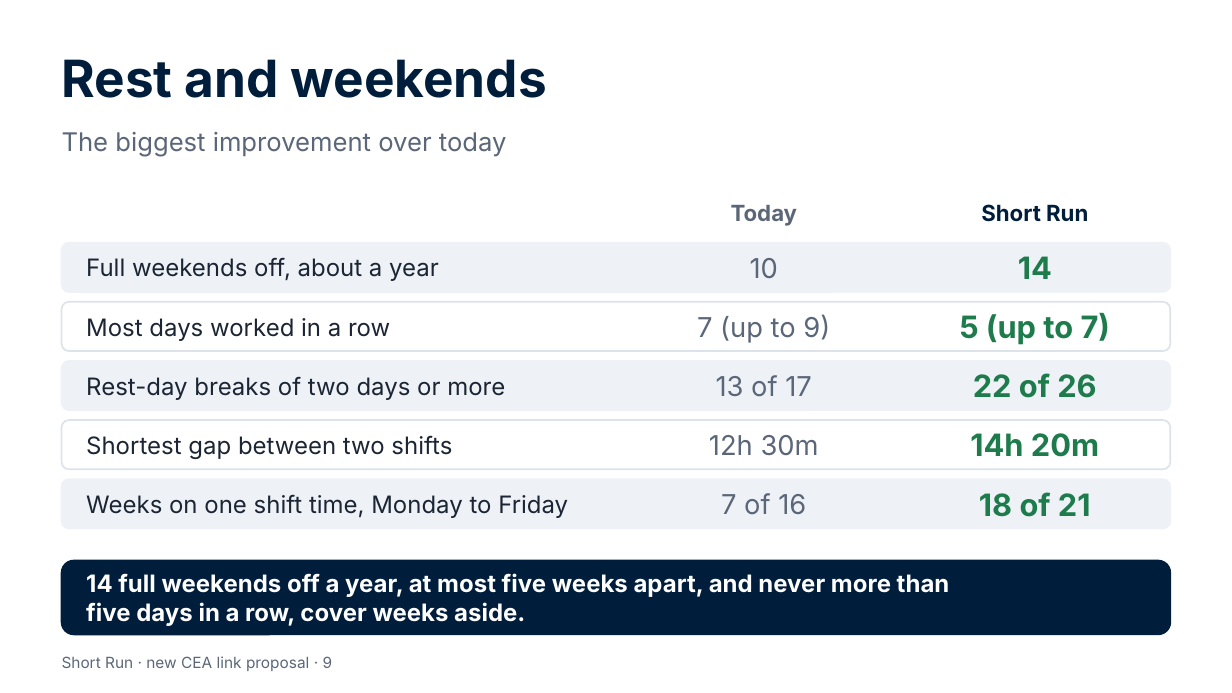
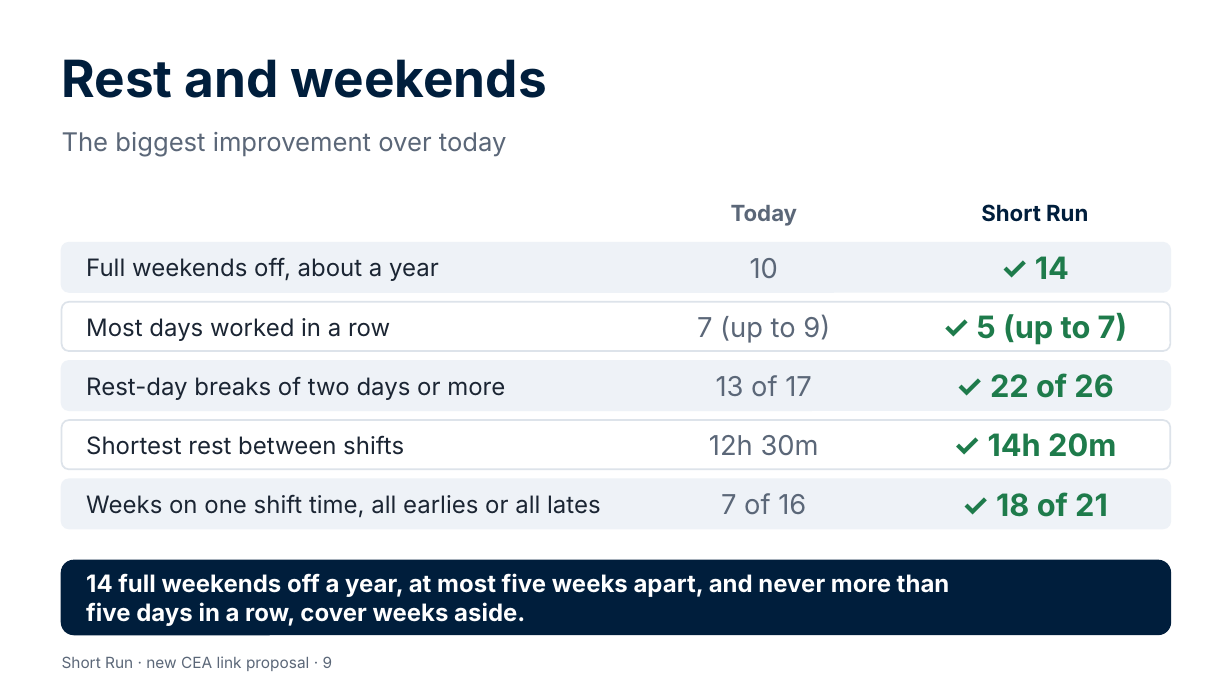
Before and after one commit to Garethdavidmiller/roster-app, a slide deck: slide 9 of docs/links-26/presentations/Short-Run-for-colleagues.pptx. Drawn at 1232x693 pixels with LibreOffice and Linux fonts; fonts in the diff are those of the drawing. Boxes give left, top, right and bottom in pixels: in the first picture for what was removed or moved away, otherwise in the second. Text is boxed around its words. In the diff, an @@ line names an element or a change of style, - is before the commit and + after.

```diff
--- a/docs/links-26/presentations/Short-Run-for-colleagues.pptx
+++ b/docs/links-26/presentations/Short-Run-for-colleagues.pptx
@@ text at (1035,256,1069,279): text changed @@
-14
+✓ 14
@@ text at (977,312,1127,345): text changed @@
-5 (up to 7)
+✓ 5 (up to 7)
@@ text at (990,373,1113,398): text changed @@
-22 of 26
+✓ 22 of 26
@@ text at (86,435,404,455): text changed @@
-Shortest gap between two shifts
+Shortest rest between shifts
@@ text at (988,433,1116,457): text changed @@
-14h 20m
+✓ 14h 20m
@@ text at (86,494,601,518): text changed @@
-Weeks on one shift time, Monday to Friday
+Weeks on one shift time, all earlies or all lates
@@ text at (996,492,1108,517): text changed @@
-18 of 21
+✓ 18 of 21
```
Also in this commit, not shown: 10 other slides changed, 56 other files.
